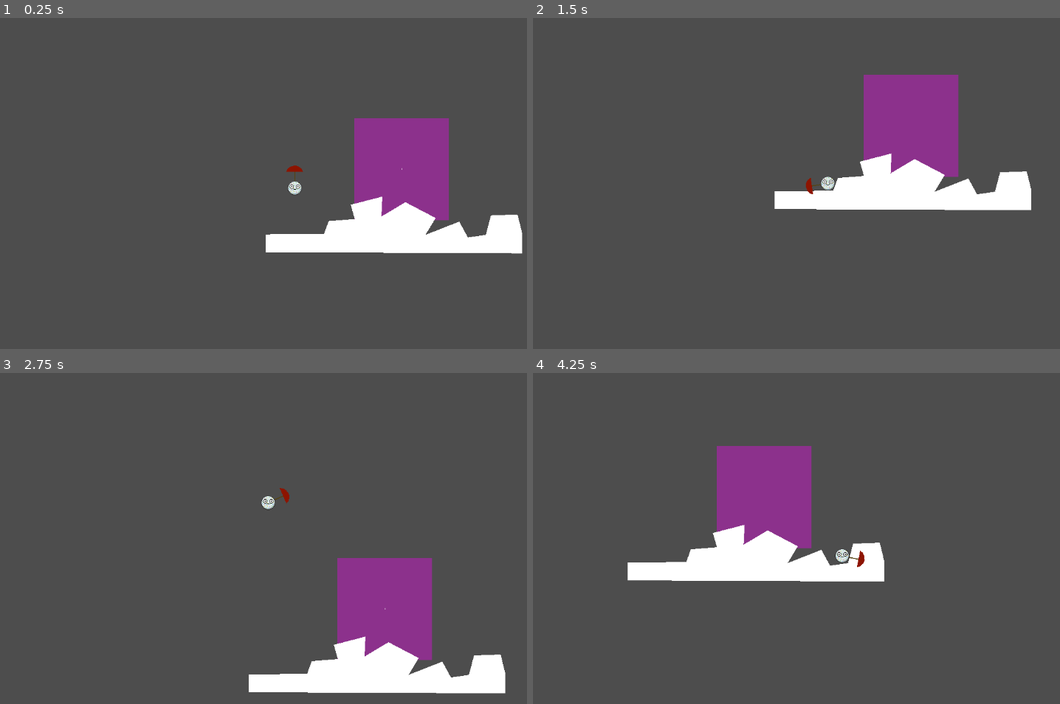
Above: before the commit, frames 1-4 (two rows, left to right).
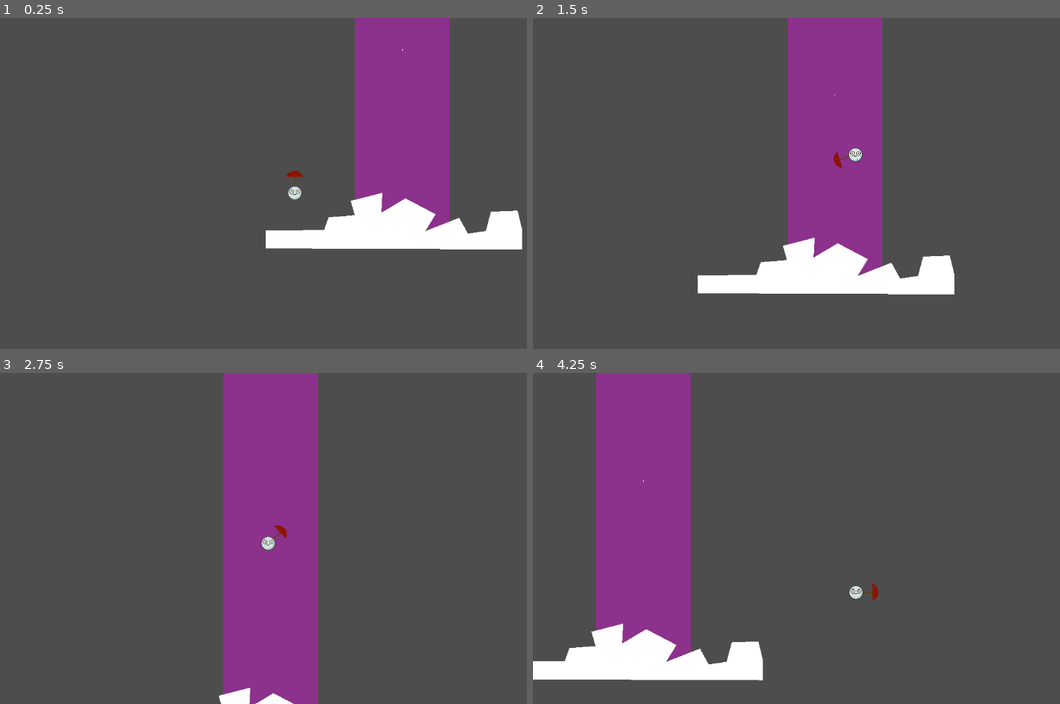
Above: after the commit, the same moments.

Repository: AnJ95/shiny-umbrella
Game: Godot game, scene res://scenes/node_2d.tscn
The game is run twice, just before and just after one commit, with the same random seed, the same clock (stepped at 60 frames per second) and the same inputs.
Inputs (mouse positions are in pixels of both pictures, inside the frame that each line leads up to):
- Up to frame 1 (0.25 s): no input
- Up to frame 2 (1.5 s): move the mouse to (959, 166) at 0.52 s; hold D (right) from 0.53 s (still down); tap W (up) at 0.77 s; move the mouse to (712, 200) at 1.27 s
- Up to frame 3 (2.75 s): tap W (up) at 1.52 s; move the mouse to (353, 465) at 2.02 s; release D (right) at 2.03 s; hold A (left) from 2.03 s (still down)
- Up to frame 4 (4.25 s): move the mouse to (796, 604) at 2.77 s; release A (left) at 2.78 s; hold D (right) from 2.78 s (still down); tap W (up) at 3.02, 3.77 s; move the mouse to (1007, 588) at 3.52 s

The runs differ from the first frame. In frame 1, 7.0% of the frame differs, in the area x 50-100%, y 0-72%; in frame 2, 24%; in frame 3, 27%; in frame 4, 28%, in the area x 0-67%, y 0-93%.

Commit message:
Made shapes of rain and wind local

Diff:
--- a/scenes/node_2d.tscn
+++ b/scenes/node_2d.tscn
@@ -18,7 +18,7 @@
 position = Vector2(-36, 145)
 
 [node name="Wind" parent="." instance=ExtResource("2_accfn")]
-position = Vector2(81, 119)
-size = Vector2i(185, 200)
+position = Vector2(82, -106)
+size = Vector2i(185, 700)
 angle = 270.0
-strength = 40.0
+strength = 35.0
--- a/scenes/player/player.gd
+++ b/scenes/player/player.gd
@@ -31,11 +31,11 @@
 	var winds = $umbrella/windable.get_wind_properties()
 	for wind in winds:
 		var wind_direction = Vector2.from_angle(deg_to_rad(wind.angle))
-		if(umbrella_direction.dot(wind_direction)>=0):
+		if(umbrella_direction.dot(wind_direction)>=0.4):
 			print("in wind")
 			acceleration = wind_direction*wind.strength
 		else:
-			acceleration = wind_direction*wind.strength/10.0
+			acceleration = wind_direction*wind.strength/2.0
 	velocity += acceleration
 	move_and_slide()
 	acceleration = acceleration * damping
--- a/scenes/rain/rain.tscn
+++ b/scenes/rain/rain.tscn
@@ -3,8 +3,10 @@
 [ext_resource type="Script" path="res://scenes/rain/rain.gd" id="1_bgcv1"]
 
 [sub_resource type="RectangleShape2D" id="RectangleShape2D_cal72"]
+resource_local_to_scene = true
 
 [sub_resource type="ParticleProcessMaterial" id="ParticleProcessMaterial_bou1i"]
+resource_local_to_scene = true
 particle_flag_disable_z = true
 emission_shape_scale = Vector3(10, 1, 1)
 emission_shape = 3
--- a/scenes/wind/wind.tscn
+++ b/scenes/wind/wind.tscn
@@ -2,8 +2,8 @@
 
 [ext_resource type="Script" path="res://scenes/wind/wind.gd" id="1_wqyee"]
 
-[sub_resource type="RectangleShape2D" id="RectangleShape2D_cal72"]
-size = Vector2(185, 200)
+[sub_resource type="RectangleShape2D" id="RectangleShape2D_q5ms8"]
+resource_local_to_scene = true
 
 [sub_resource type="Curve" id="Curve_4fkf5"]
 _data = [Vector2(1, 0.5), 0.3, 0.0, 1, 0]
@@ -15,7 +15,8 @@
 point_count = 2
 
 [sub_resource type="PlaceholderTexture2D" id="PlaceholderTexture2D_3u3ud"]
-size = Vector2(185, 200)
+resource_local_to_scene = true
+size = Vector2(20, 20)
 
 [node name="Wind" type="Node2D"]
 script = ExtResource("1_wqyee")
@@ -27,7 +28,7 @@
 monitoring = false
 
 [node name="CollisionShape2D" type="CollisionShape2D" parent="WindArea"]
-shape = SubResource("RectangleShape2D_cal72")
+shape = SubResource("RectangleShape2D_q5ms8")
 
 [node name="DebugHelper" type="Node2D" parent="WindArea"]
 
